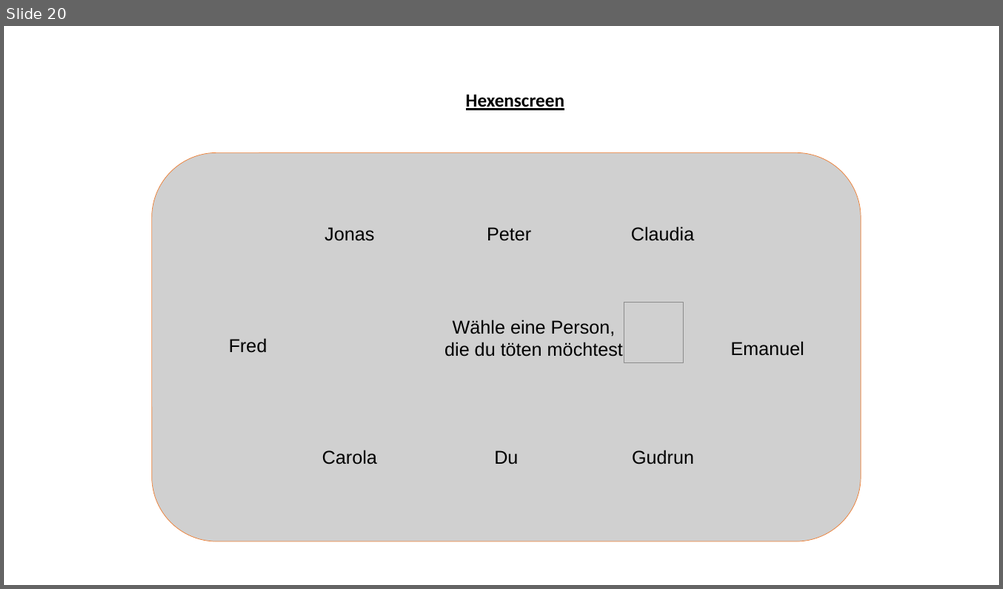
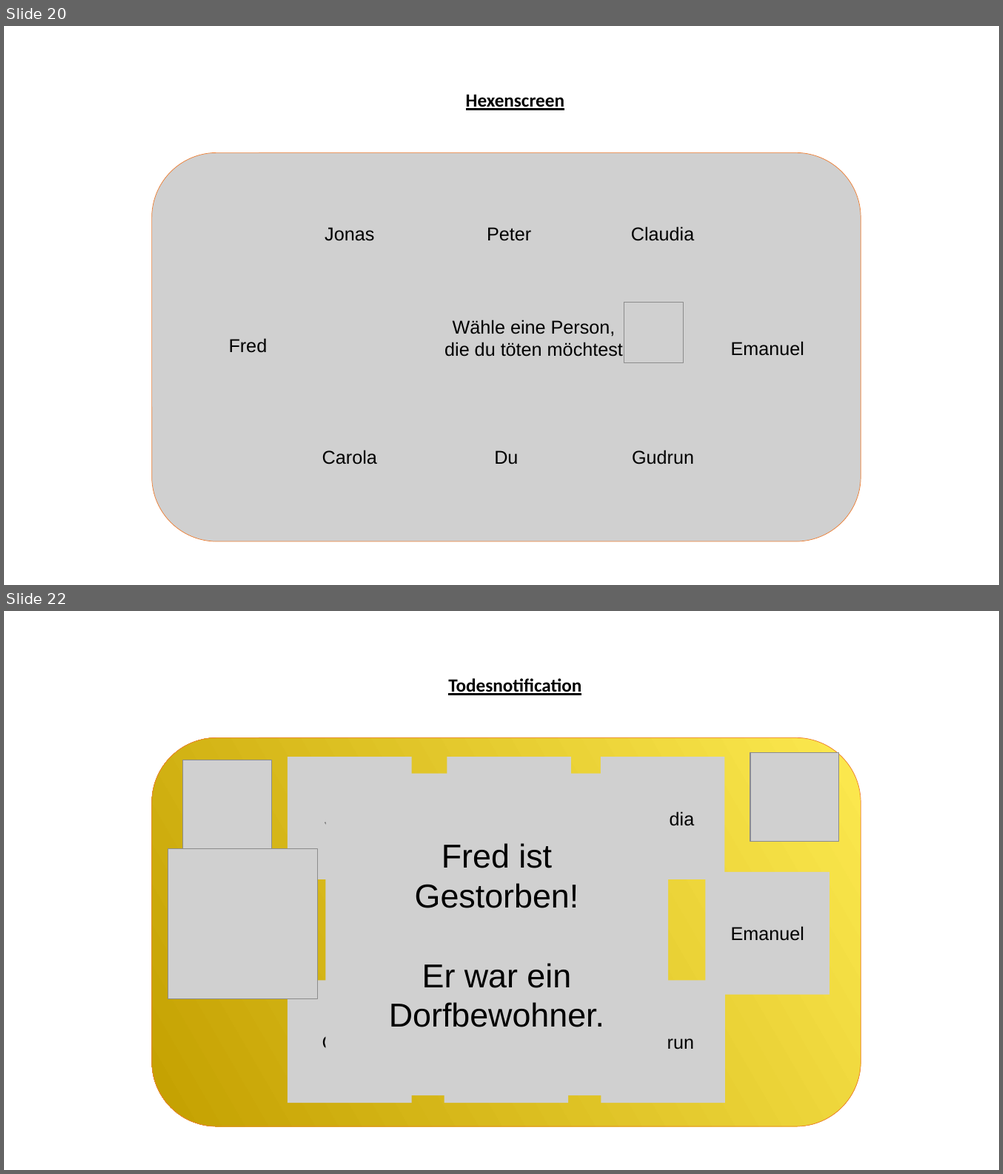
Before and after one commit to john-kloss/werwolf, a slide deck: VisualisierungProjekt.odp. Shown one above the other, each under a label of ours: slide 20 before the commit, slides 20 and 22 after it; the slides between them are not shown. The pictures are 1003x589 and 1003x1174 pixels, drawn with LibreOffice and Linux fonts; fonts in the diff are those of the drawing; grey boxes stand for pictures. Boxes give left, top, right and bottom in pixels: in the first picture for what was removed or moved away, otherwise in the second. Text is boxed around its words. In the diff, an @@ line names an element or a change of style, - is before the commit and + after.

Commit message:
Visualisierungsprojekt erweitert

```diff
--- a/VisualisierungProjekt.odp
+++ b/VisualisierungProjekt.odp
@@ slide 22 added at <box>4,611,999,1170</box>, background #FFFFFF @@
@@ text added at <box>448,678,581,695</box>, 18 pt, text #000000, bold, underline @@
+Todesnotification
@@ freeform shape added at <box>152,738,860,1128</box>, fill gradient #FCE94F to #C4A000, outline #ED7D31 0.51 pt @@
@@ picture added at <box>183,760,272,849</box> @@
@@ picture added at <box>287,757,412,880</box>, 18 pt, text #000000 @@
+Jonas
@@ picture added at <box>447,757,571,880</box> @@
@@ picture added at <box>600,757,724,880</box>, 18 pt, text #000000 @@
+Claudia
@@ picture added at <box>750,753,839,842</box> @@
@@ picture added at <box>326,774,668,1096</box>, 32 pt, text #000000 @@
+Fred ist
+Gestorben!
+Er war ein
+Dorfbewohner.
@@ picture added at <box>168,849,317,999</box> @@
@@ picture added at <box>706,872,829,995</box>, 18 pt, text #000000 @@
+Emanuel
@@ picture added at <box>287,980,412,1103</box>, 18 pt, text #000000 @@
+Carola
@@ picture added at <box>444,980,568,1103</box> @@
@@ picture added at <box>601,980,725,1103</box>, 18 pt, text #000000 @@
+Gudrun
```
